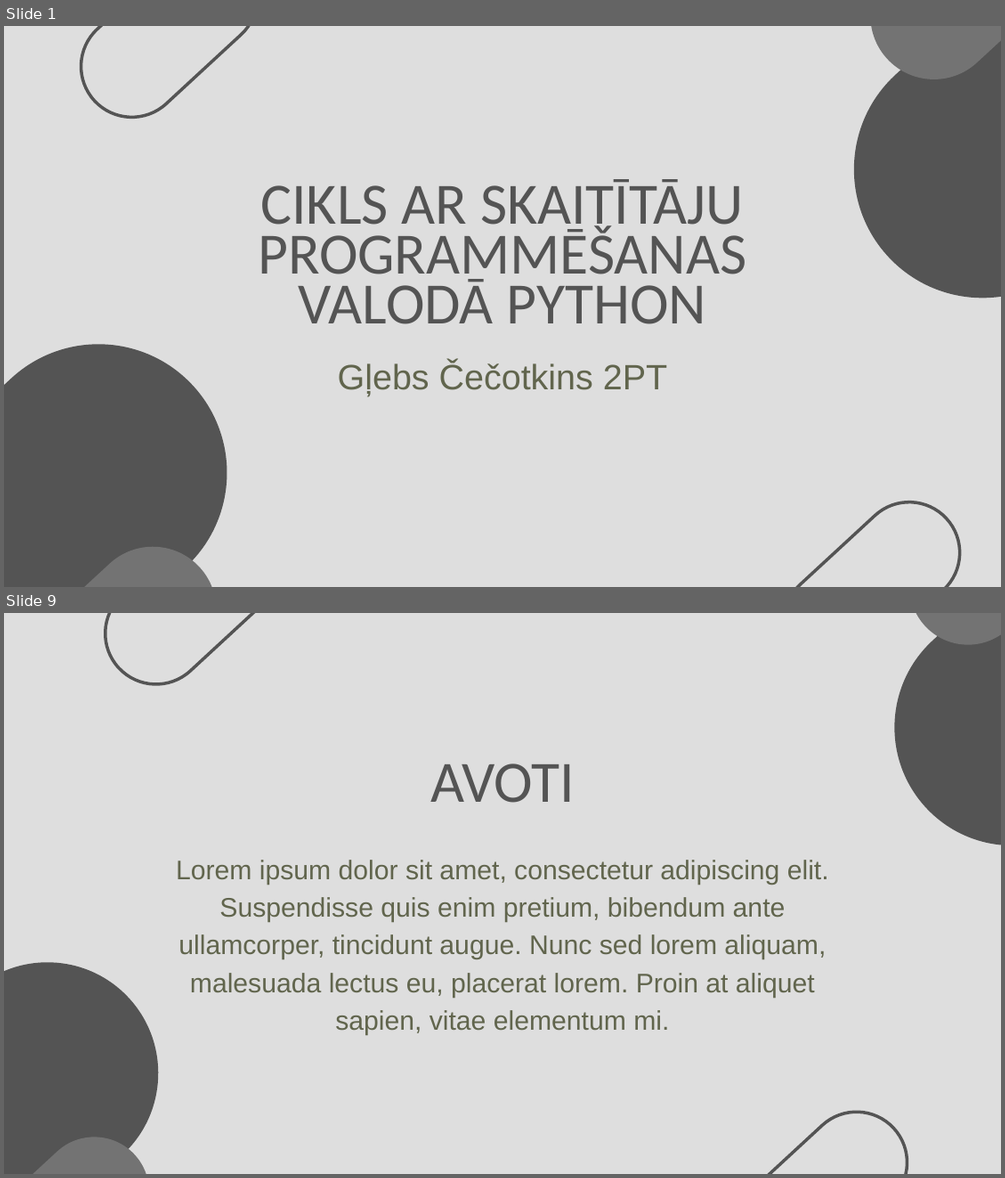
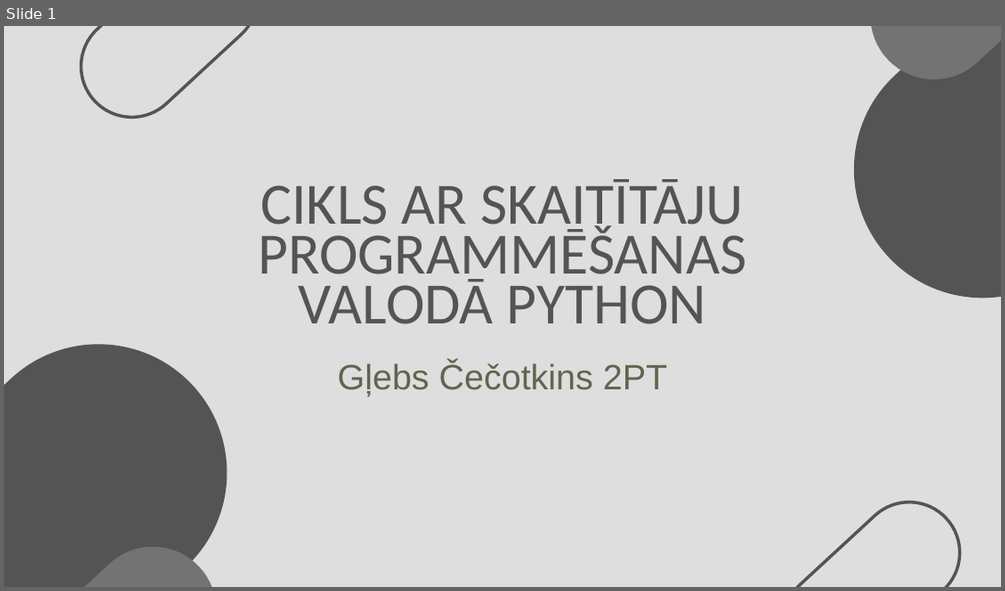
Before and after one commit to 123gleb123/Cecotkins_Eksamens2, a slide deck: Cikls ar skaitītāju programmēšanas valodā Python.pptx. Shown one above the other, each under a label of ours: slides 1 and 9 before the commit, slide 1 after it; the slides between them are not shown. The pictures are 1005x1178 and 1005x591 pixels, drawn with LibreOffice and Linux fonts; fonts in the diff are those of the drawing. Boxes give left, top, right and bottom in pixels: in the first picture for what was removed or moved away, otherwise in the second. Text is boxed around its words. In the diff, an @@ line names an element or a change of style, - is before the commit and + after.

```diff
--- a/Cikls ar skaitītāju programmēšanas valodā Python.pptx
+++ b/Cikls ar skaitītāju programmēšanas valodā Python.pptx
@@ slide 9 removed at bbox=[4, 613, 1001, 1174], background #DEDEDE @@
@@ freeform shape removed at bbox=[84, 613, 302, 706] @@
@@ freeform shape removed at bbox=[846, 613, 1001, 894] @@
@@ freeform shape removed at bbox=[885, 613, 1001, 669] @@
@@ text removed at bbox=[430, 763, 574, 803] @@
-AVOTI
@@ text removed at bbox=[176, 860, 829, 1035] @@
-Lorem ipsum dolor sit amet, consectetur adipiscing elit. Suspendisse quis enim pretium, bibendum ante ullamcorper, tincidunt augue. Nunc sed lorem aliquam, malesuada lectus eu, placerat lorem. Proin at aliquet sapien, vitae elementum mi.
@@ freeform shape removed at bbox=[4, 916, 204, 1174] @@
@@ freeform shape removed at bbox=[711, 1091, 928, 1174] @@
@@ freeform shape removed at bbox=[4, 1114, 172, 1174] @@
```
Also in this commit, not shown: 16 slides added, 8 other slides removed, 1 other file.
